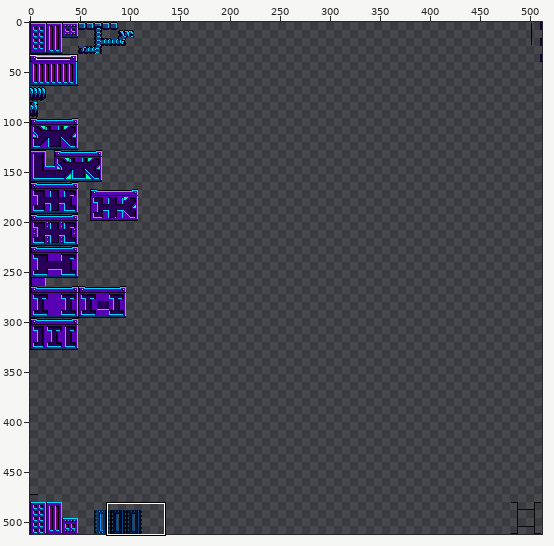
Two versions of one sprite sheet, resources/spritesheets/tiles/testtiles19.png. The first picture is a wide view before the edit; the outline marks the close-up.
Close-up. The starting point:
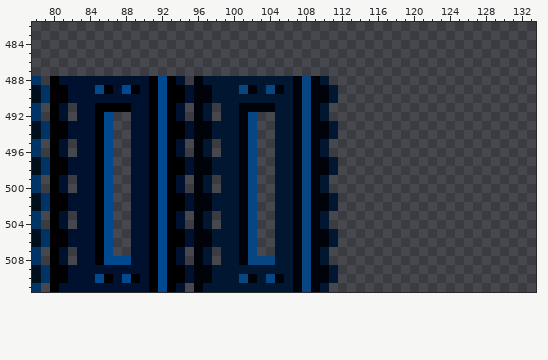
The file is 512x512 pixels. Colours within 5 levels of each other are drawn and written as one. Shown: x 78..133, y 482..511.
The result:
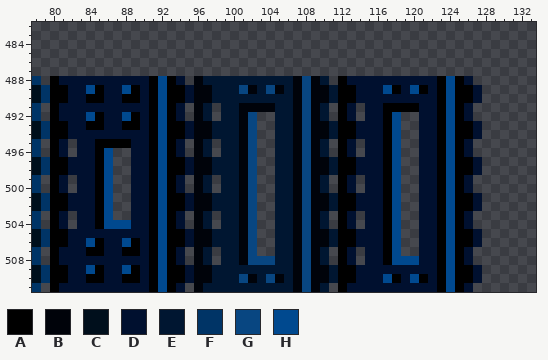
Palette (. is transparent): A #000000  B #00030a  C #000f1c  D #00102f  E #001631  F #003466  G #084681  H #00498f
What changed:
Changed rows in their new state; - is an unchanged pixel.
first column x 82:
488 ------------------------------ADDDDDDDDDDAHAD-
489 --HAD-------------------------AADDDHADHADAHAAD
490 --AA--AA----------------------AADDDDDDDDDAHAAD
491 D--DDDD-----------------------AD-DDAAAADDAHAD-
492 D-H-DDHA----------------------AD-DDAH--DDAHAD-
493 --A-DDAA----------------------AADDDAH--DDAHAAD
494 ---DDDD-----------------------AADDDAH--DDAHAAD
495 ----AAA-----------------------AD-DDAH--DDAHAD-
496 ------------------------------AD-DDAH--DDAHAD-
497 ------------------------------AADDDAH--DDAHAAD
498 ------------------------------AADDDAH--DDAHAAD
499 ------------------------------AD-DDAH--DDAHAD-
500 ------------------------------AD-DDAH--DDAHAD-
501 ------------------------------AADDDAH--DDAHAAD
502 ------------------------------AADDDAH--DDAHAAD
503 ------------------------------AD-DDAH--DDAHAD-
504 -----HH-----------------------AD-DDAH--DDAHAD-
505 ---DDDD-----------------------AADDDAH--DDAHAAD
506 --H-DDHA----------------------AADDDAH--DDAHAAD
507 D-A-DDAA----------------------AD-DDAH--DDAHAD-
508 D--DDDD-----------------------AD-DDAHHHDDAHAD-
509 --HA--HA----------------------AADDDDDDDDDAHAAD
510 --AAD-A-----------------------AADDDHADHADAHAAD
511 ------------------------------ADDDDDDDDDDAHAD-
Boxes around the changes in both close-ups, in picture pixels (x1, y1, x2, y2):
added: (338, 76, 482, 292)
changed: (68, 85, 140, 148)
changed: (68, 220, 140, 283)
